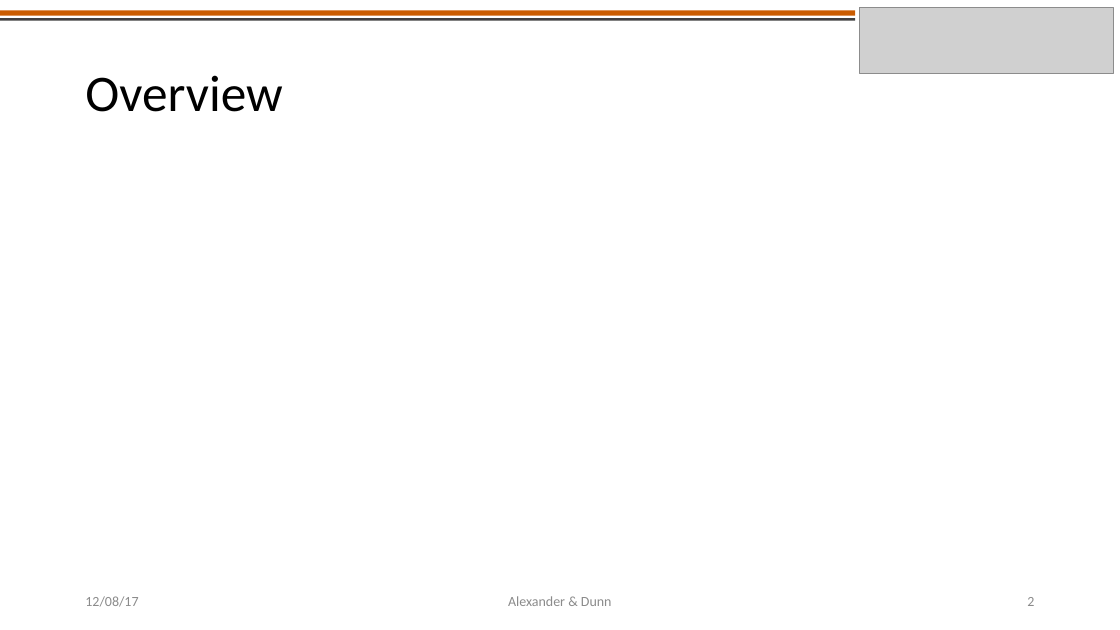
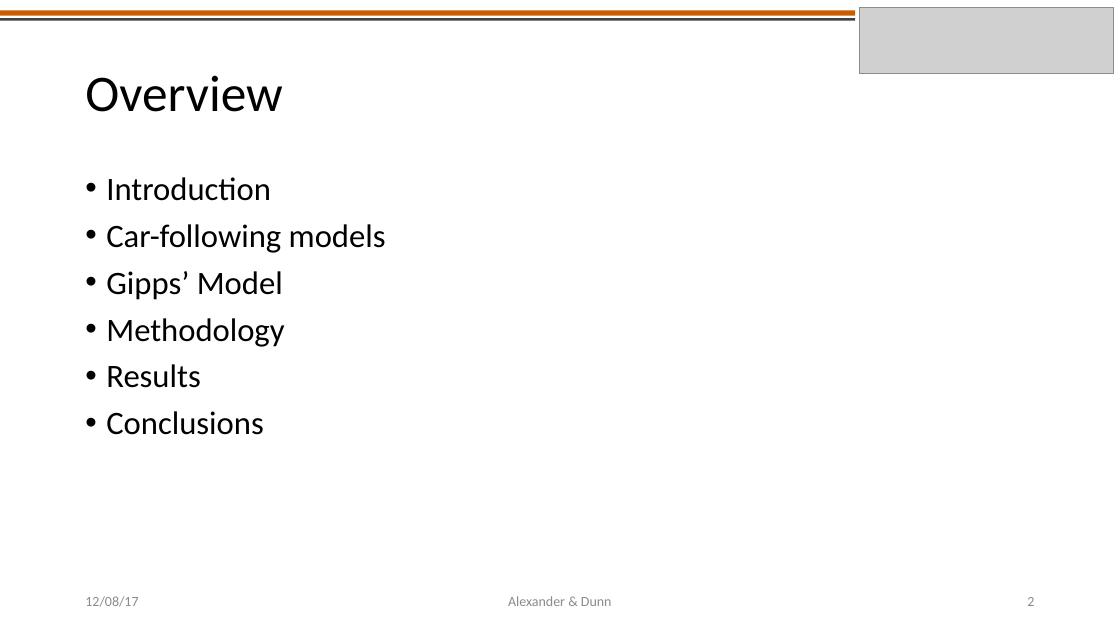
Before and after one commit to americalexander/mrFinishLine, a slide deck: slide 2 of CE391F_project_presentation_alexander_dunn.pptx. Drawn at 1120x630 pixels with LibreOffice and Linux fonts; fonts in the diff are those of the drawing; grey boxes stand for pictures. Boxes give left, top, right and bottom in pixels: in the first picture for what was removed or moved away, otherwise in the second. Text is boxed around its words. In the diff, an @@ line names an element or a change of style, - is before the commit and + after.

```diff
--- a/CE391F_project_presentation_alexander_dunn.pptx
+++ b/CE391F_project_presentation_alexander_dunn.pptx
@@ text added at box(106, 177, 386, 435), 28 pt, text #000000 @@
+• Introduction
+• Car-following models
+• Gipps’ Model
+• Methodology
+• Results
+• Conclusions
```
Also in this commit, not shown: 5 other slides changed, 2 slides added, 1 slide removed.
